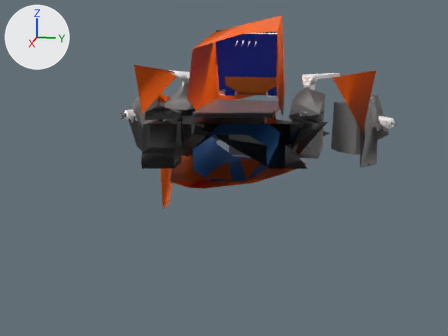
Before and after pictures for a commit that changed the glTF model src/content/projects/sesame/model-lite.lod0.glb.
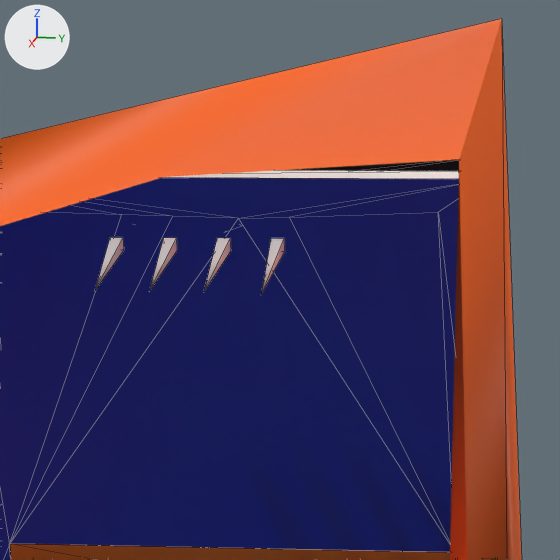
The first picture shows the older version from a camera (50 mm lens) standing at (25.47, 3.86, 6.01) and looking at (2.9, -0.66, 0.37). The close-ups show the older and then the newer version on the part from 50% to 65% of the width and 4% to 23% of the height of that picture. Only the edits that show in the close-ups are written down. The lights are fixed; the arrows at upper left show +X, +Y and +Z. The close-ups show mesh edges as thin lines. Everything nearer to the camera than a plane just in front of the edit is cut away. Where no turn or scale is listed for an object, it has been applied to the vertices. Vertices at exactly the same position are counted once.

Objects in the first close-up: 'Body13', 'Body3:10', 'Body4:10', 'femurjoint' and 1 more.
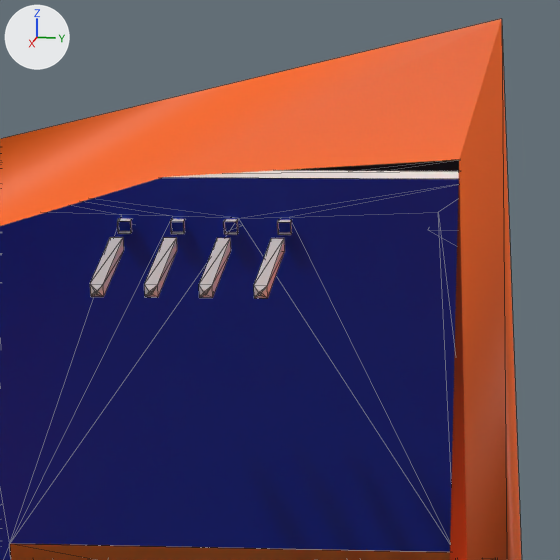
Where the change shows, as pixel boxes [x1, y1, x2, y2] in the close-ups (560 x 560 px):
'Body3:10', reshaped
    before: [95, 237, 285, 295]
    after: [90, 218, 292, 298]
part 1 of me_body3_10_1, added
    after: [90, 218, 292, 298]

The edits, one by one:
me_body3_10_1 is used by ob_body3_10; location (0.065, -0.256, 3.929).
me_body3_10_1 had 20 vertices, 16 faces and spanned x 0.291..0.852, y -0.394..0.43, z 0.858..1.093.
me_body3_10_1 now has 124 vertices, 172 faces and spans x -0.852..0.852, y -1.3..1.3, z -1.256..1.256.
me_body3_10_1 part 1: 76 vertices added at x -0.171..0.852, y -0.394..0.43, z 0.843..1.255.
Other edits to the shape of me_body3_10_1 do not show in these pictures.
